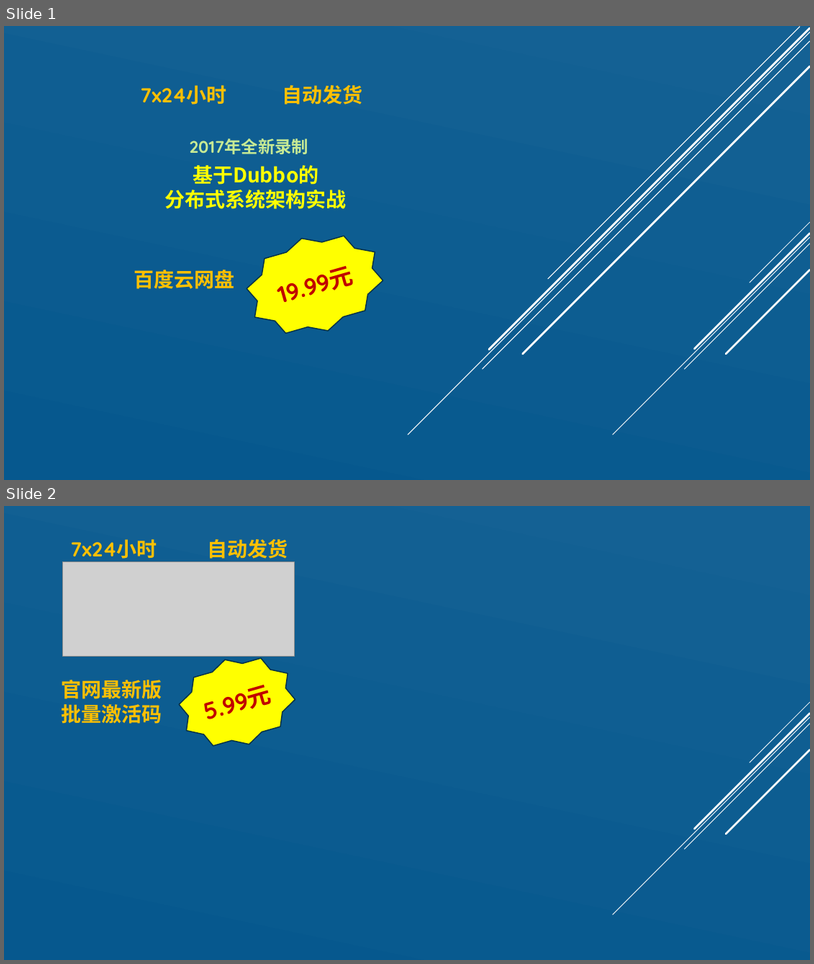
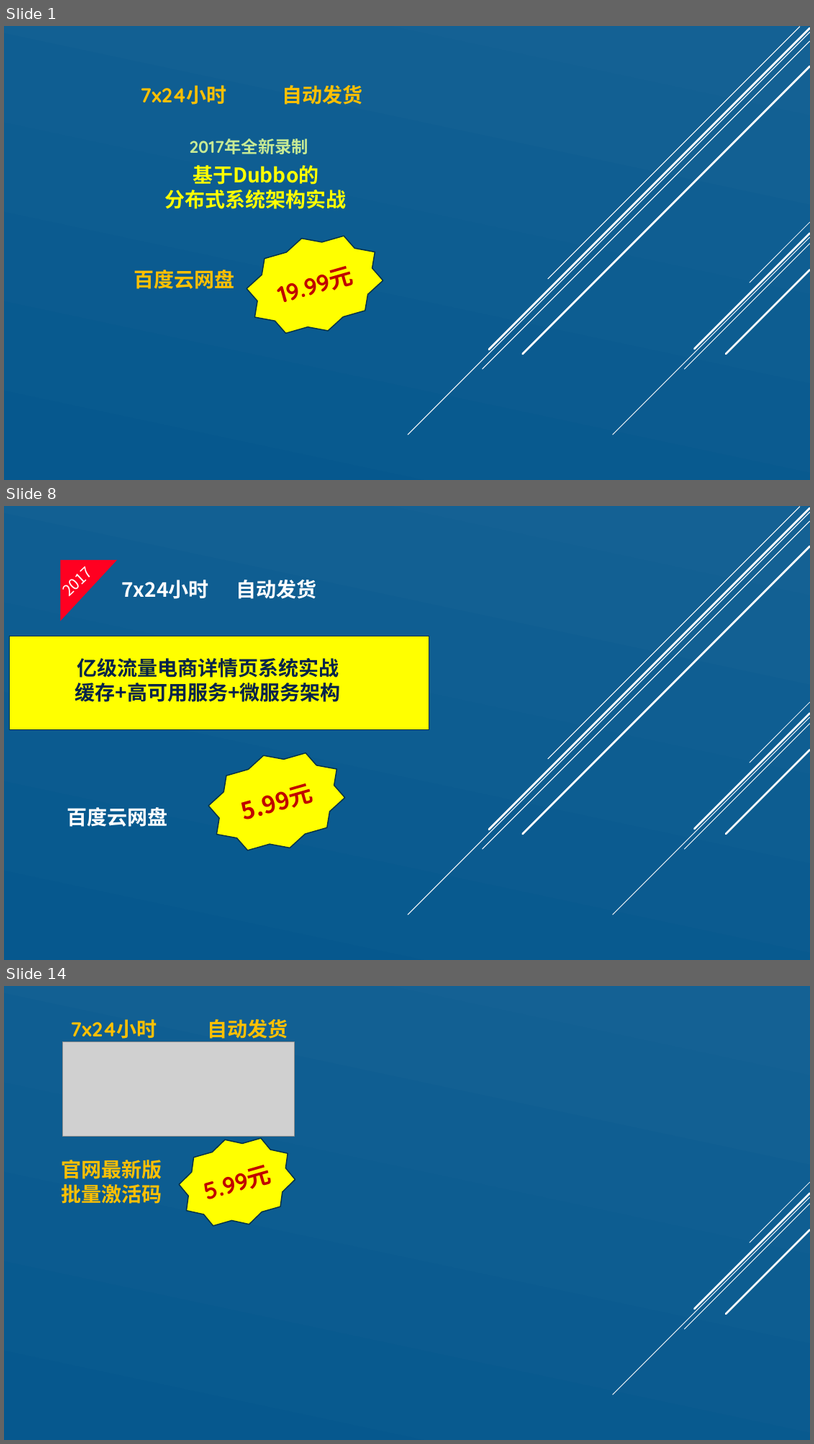
Before and after one commit to zhangpengyf/taobao-shop, a slide deck: 淘宝销售文案.pptx. Shown one above the other, each under a label of ours: slides 1 and 2 before the commit, slides 1, 8 and 14 after it; the slides between them are not shown. The pictures are 814x964 and 814x1444 pixels, drawn with LibreOffice and Linux fonts; fonts in the diff are those of the drawing; grey boxes stand for pictures. Boxes give left, top, right and bottom in pixels: in the first picture for what was removed or moved away, otherwise in the second. Text is boxed around its words. In the diff, an @@ line names an element or a change of style, - is before the commit and + after.

```diff
--- a/淘宝销售文案.pptx
+++ b/淘宝销售文案.pptx
@@ slide 8 added at <box>4,506,810,960</box>, background gradient #146194 to #06588E; not listed: 10 template elements that a slide beside it also shows @@
@@ text added at <box>52,547,113,605</box>, 18 pt, text #FFFFFF @@
+2017
@@ right triangle added at <box>61,560,118,621</box>, fill #FF0021 @@
@@ text added at <box>121,579,317,599</box>, 24 pt, text #FFFFFF, bold @@
+7x24小时 自动发货
@@ rectangle added at <box>10,636,430,730</box>, fill #FFFF00, outline #043148 1.25 pt @@
@@ text added at <box>75,658,341,702</box>, 24 pt, text #042349, bold @@
+亿级流量电商详情页系统实战
+缓存+高可用服务+微服务架构
@@ star added at <box>200,737,355,866</box>, fill #FFFF00, outline #043148 1.25 pt, 28 pt, text #C00000, bold @@
+5.99元
@@ text added at <box>67,807,168,826</box>, 24 pt, text #FFFFFF, bold @@
+百度云网盘
@@ what was slide 2 is now slide 14 @@
```
Also in this commit, not shown: 1 slide changed, 14 other slides added.
